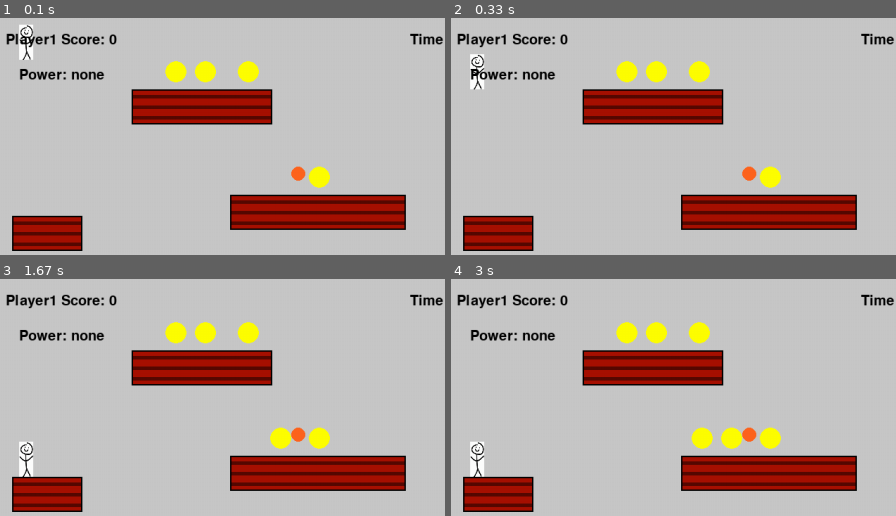
Above: before the commit, frames 1-4 (two rows, left to right).
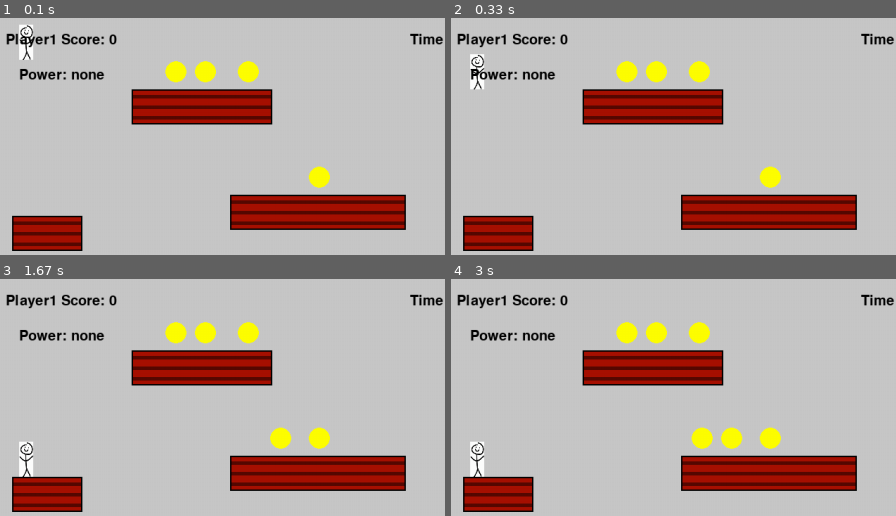
Above: after the commit, the same moments.

Repository: CS196Illinois/Group10-FA21
Game: pygame game, started from Project/game.py
Two runs of this game, one before a commit and one after it. Both use one fixed random seed, a clock stepped at 60 frames per second and the inputs below.
Inputs:
- Up to frame 1 (0.1 s): no input
- Up to frame 2 (0.33 s): no input
- Up to frame 3 (1.67 s): hold Right 0.33-0.8 s; hold Up 0.83-1.13 s; hold Right 1.17-1.63 s
- Up to frame 4 (3 s): hold Left 1.67-2.2 s; hold Left 2.23-2.63 s; hold Up from 2.67 s (still down)
The pictures show only the part of the screen within x 0-50%, y 0-50%; the shares and areas given below are measured in that part.

The runs differ from the first frame. In frame 1, 0.2% of the frame differs, in the area x 65-69%, y 62-69%; in frame 2, 0.2%; in frame 3, 0.2%; in frame 4, 0.2%.

Commit message:
" the final version

Diff:
--- a/Project/game.py
+++ b/Project/game.py
@@ -309,7 +309,7 @@
 for i in range(20):
     newRandomSpawn(Coin)
 pygame.time.set_timer(coinSpawnEvent, 200)
-pygame.time.set_timer(powerSpawnEvent, 20)
+pygame.time.set_timer(powerSpawnEvent, 400)
 pygame.time.set_timer(timer_event, 1000)
 
 font = pygame.font.SysFont(None, 100)
